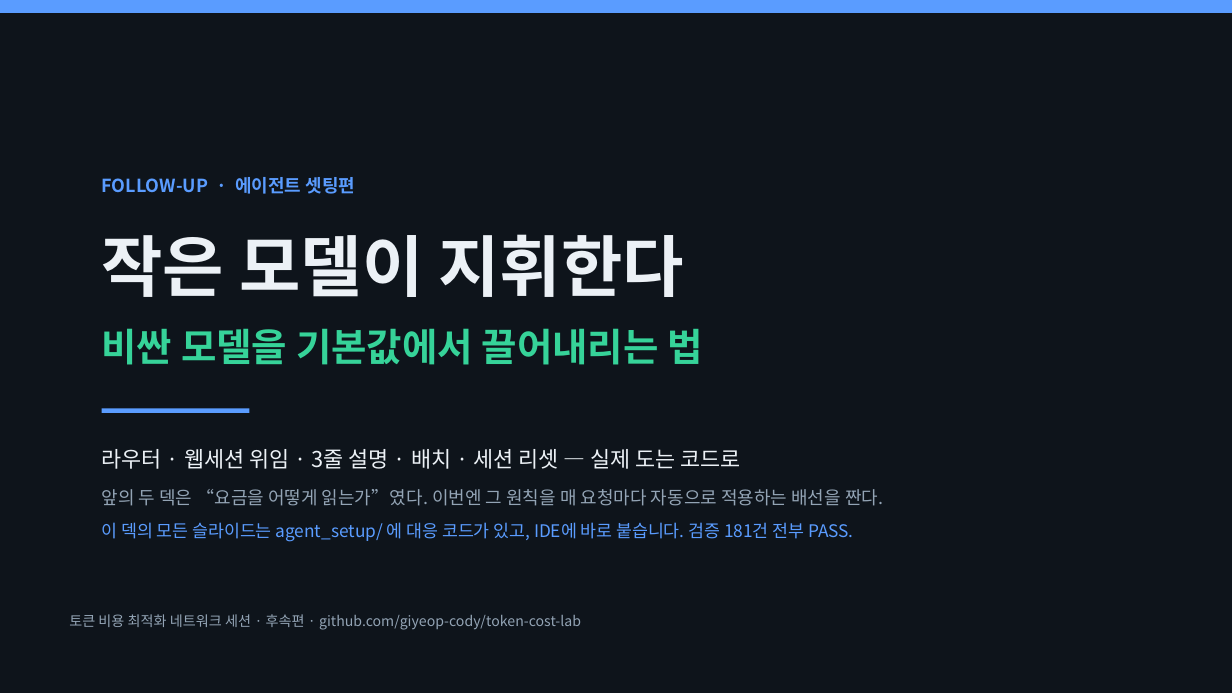
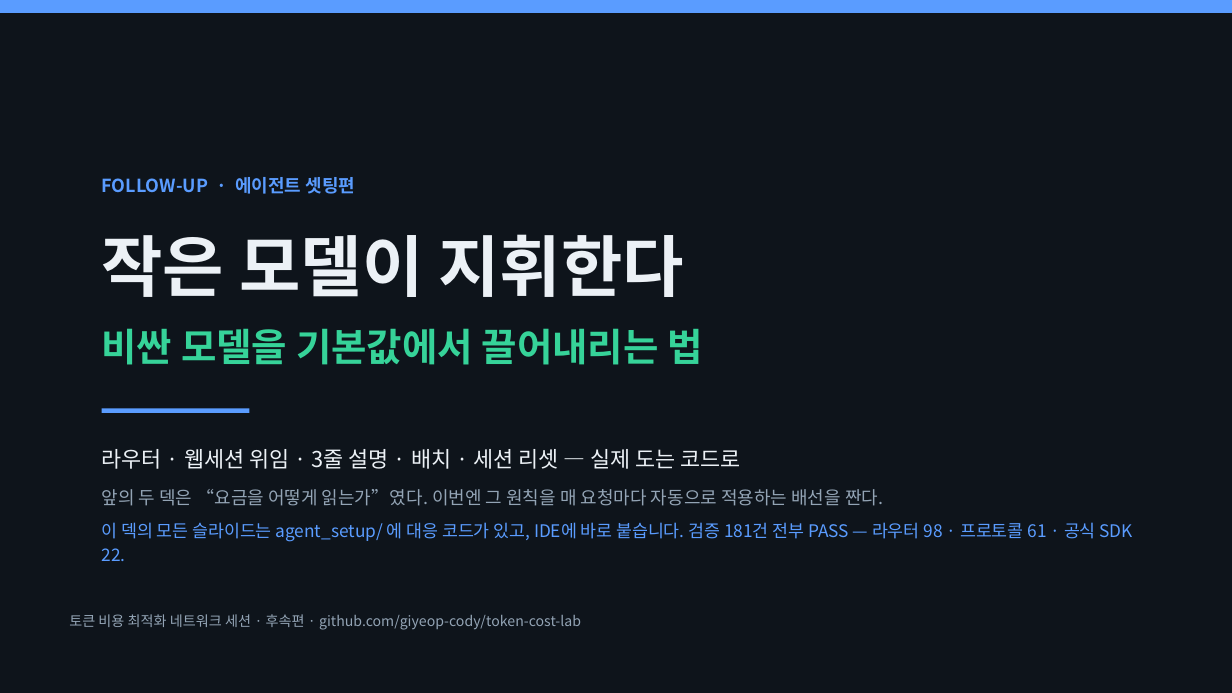
Before and after one commit to giyeop-cody/token-cost-lab, a slide deck: slide 1 of presentation/토큰_절약_발표_후속_에이전트셋팅.pptx. Drawn at 1232x693 pixels with LibreOffice and Linux fonts; fonts in the diff are those of the drawing. Boxes give left, top, right and bottom in pixels: in the first picture for what was removed or moved away, otherwise in the second. Text is boxed around its words. In the diff, an @@ line names an element or a change of style, - is before the commit and + after.

```diff
--- a/presentation/토큰_절약_발표_후속_에이전트셋팅.pptx
+++ b/presentation/토큰_절약_발표_후속_에이전트셋팅.pptx
@@ text at (102, 522, 1133, 561): text changed @@
-이 덱의 모든 슬라이드는 agent_setup/ 에 대응 코드가 있고, IDE에 바로 붙습니다. 검증 181건 전부 PASS.
+이 덱의 모든 슬라이드는 agent_setup/ 에 대응 코드가 있고, IDE에 바로 붙습니다. 검증 181건 전부 PASS — 라우터 98 · 프로토콜 61 · 공식 SDK 22.
```
Also in this commit, not shown: 2 other files.
